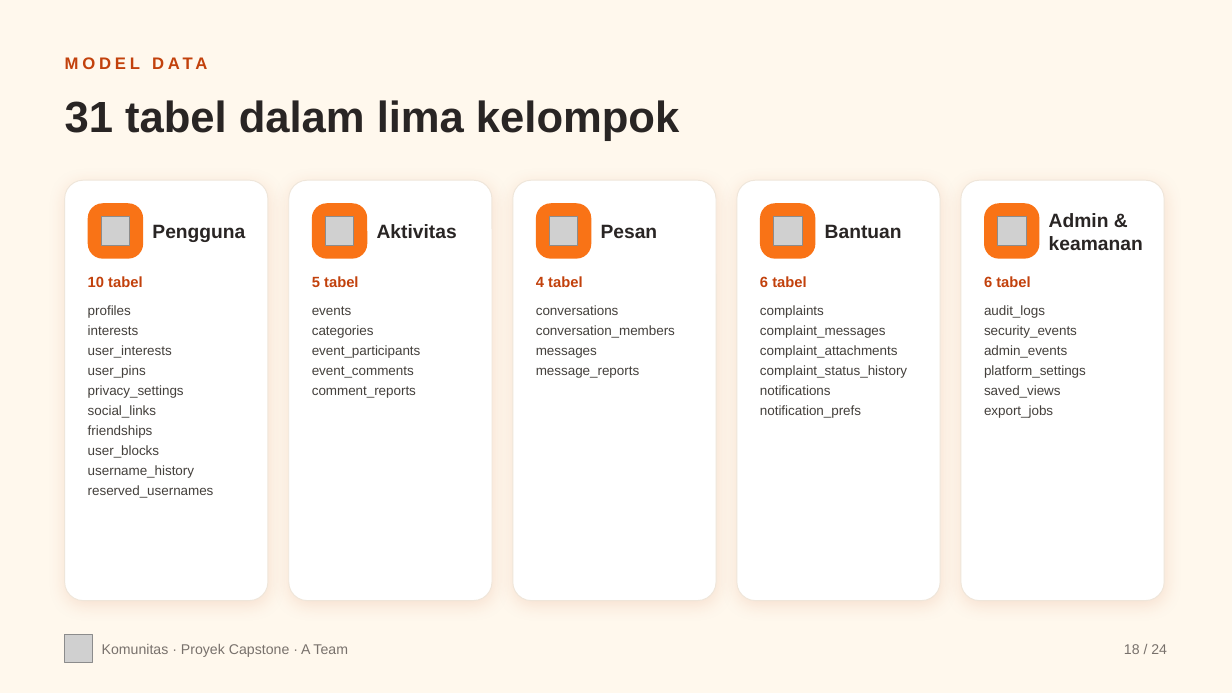
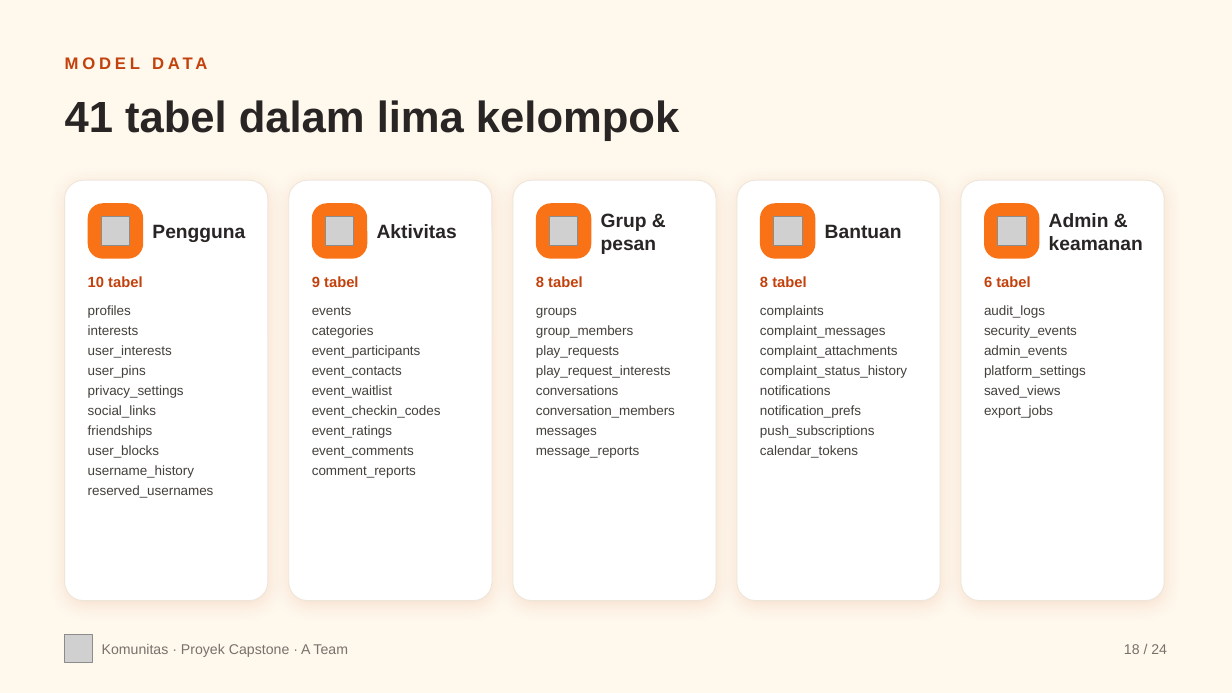
Before and after one commit to NebsPutra/Capstone-Dummy, a slide deck: slide 18 of flyer/PITCH DECK CAPSTONE.pptx. Drawn at 1232x693 pixels with LibreOffice and Linux fonts; fonts in the diff are those of the drawing; grey boxes stand for pictures. Boxes give left, top, right and bottom in pixels: in the first picture for what was removed or moved away, otherwise in the second. Text is boxed around its words. In the diff, an @@ line names an element or a change of style, - is before the commit and + after.

```diff
--- a/flyer/PITCH DECK CAPSTONE.pptx
+++ b/flyer/PITCH DECK CAPSTONE.pptx
@@ text at (65, 100, 679, 141): text changed @@
-31 tabel dalam lima kelompok
+41 tabel dalam lima kelompok
@@ text at (601, 213, 657, 254): text changed @@
-Pesan
+Grup & pesan
@@ text at (312, 275, 358, 290): text changed @@
-5 tabel
+9 tabel
@@ text at (536, 275, 582, 290): text changed @@
-4 tabel
+8 tabel
@@ text at (536, 307, 671, 378): paragraphs added @@
+groups
+group_members
+play_requests
+play_request_interests
@@ text at (312, 366, 441, 438): paragraphs added @@
+event_contacts
+event_waitlist
+event_checkin_codes
+event_ratings
@@ text at (760, 425, 875, 458): paragraphs added @@
+push_subscriptions
+calendar_tokens
```
Also in this commit, not shown: 6 other slides changed, 3 other files.
